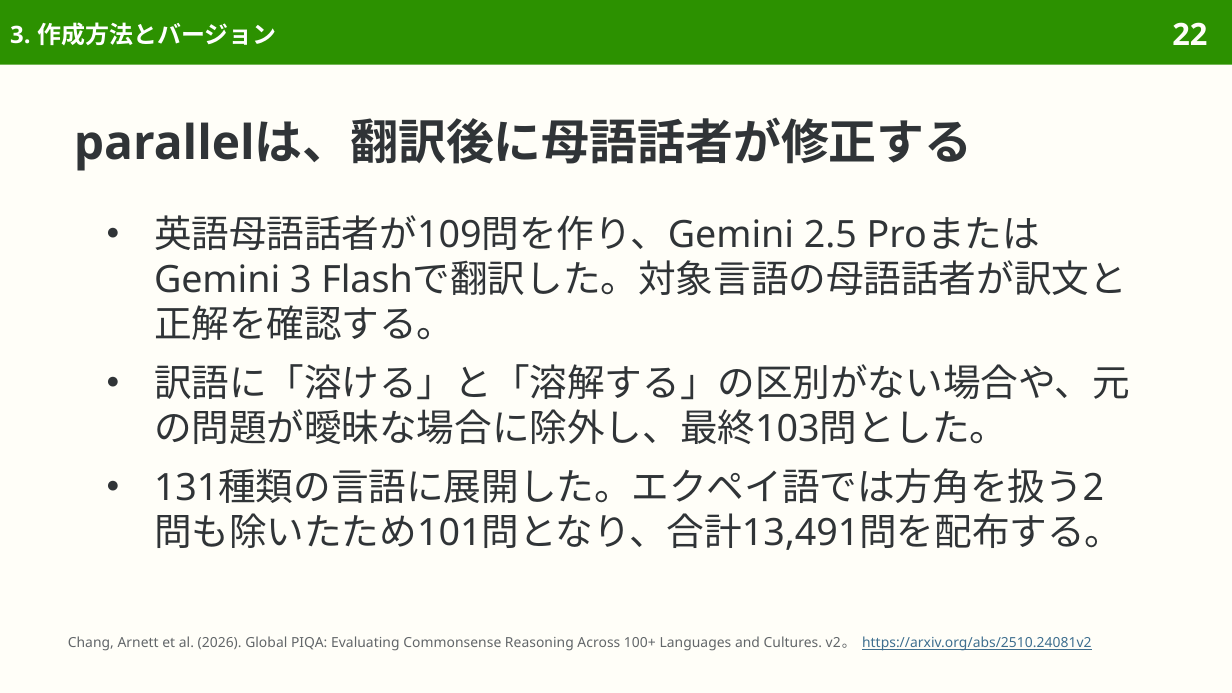
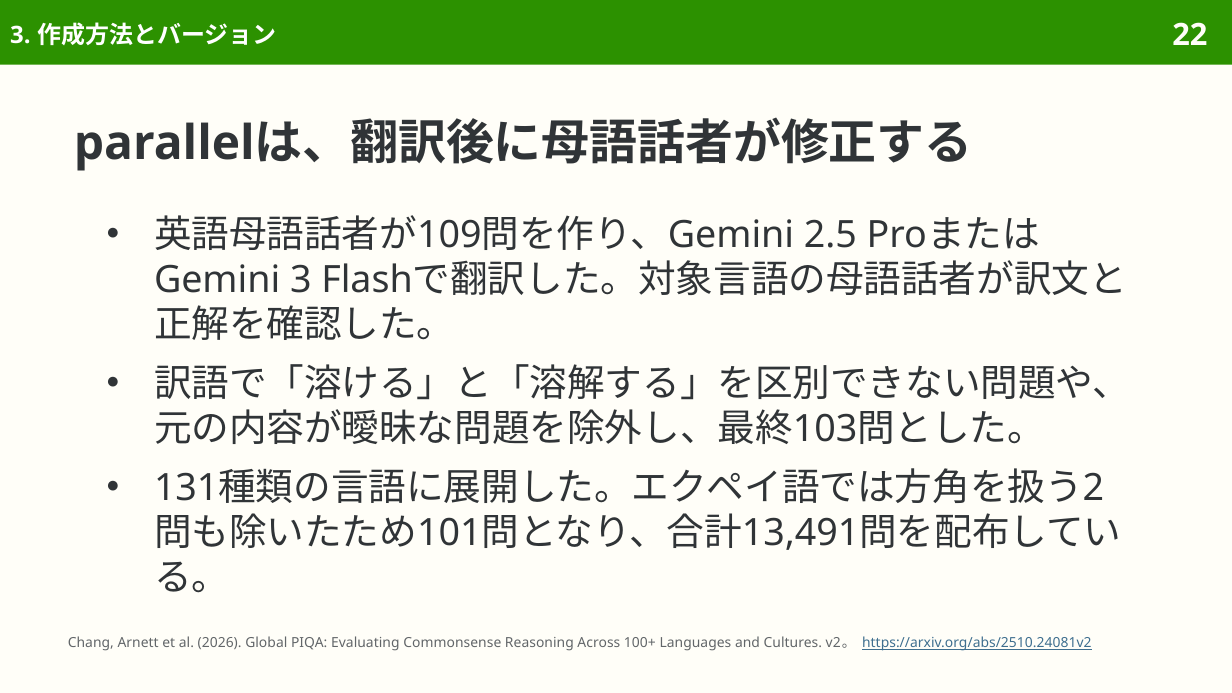
Before and after one commit to sasakiy84/datasets-in-10-minutes, a slide deck: slide 22 of slides/datasets-in-10-minutes-global-piqa.pptx. Drawn at 1232x693 pixels with LibreOffice and Linux fonts; fonts in the diff are those of the drawing. Boxes give left, top, right and bottom in pixels: in the first picture for what was removed or moved away, otherwise in the second. Text is boxed around its words. In the diff, an @@ line names an element or a change of style, - is before the commit and + after.

Commit message:
Proofread global-piqa slides page by page with Gemini

```diff
--- a/slides/datasets-in-10-minutes-global-piqa.pptx
+++ b/slides/datasets-in-10-minutes-global-piqa.pptx
@@ text at (154, 215, 1130, 593): text changed @@
-● 英語母語話者が109問を作り、Gemini 2.5 ProまたはGemini 3 Flashで翻訳した。対象言語の母語話者が訳文と正解を確認する。
-● 訳語に「溶ける」と「溶解する」の区別がない場合や、元の問題が曖昧な場合に除外し、最終103問とした。
-● 131種類の言語に展開した。エクペイ語では方角を扱う2問も除いたため101問となり、合計13,491問を配布する。
+● 英語母語話者が109問を作り、Gemini 2.5 ProまたはGemini 3 Flashで翻訳した。対象言語の母語話者が訳文と正解を確認した。
+● 訳語で「溶ける」と「溶解する」を区別できない問題や、元の内容が曖昧な問題を除外し、最終103問とした。
+● 131種類の言語に展開した。エクペイ語では方角を扱う2問も除いたため101問となり、合計13,491問を配布している。
```
Also in this commit, not shown: 9 other slides changed, 7 other files.
